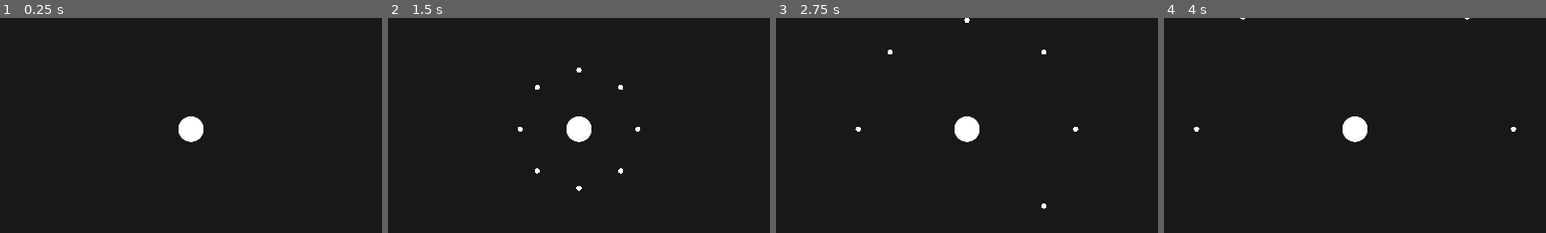
Above: before the commit, frames 1-4 (left to right).
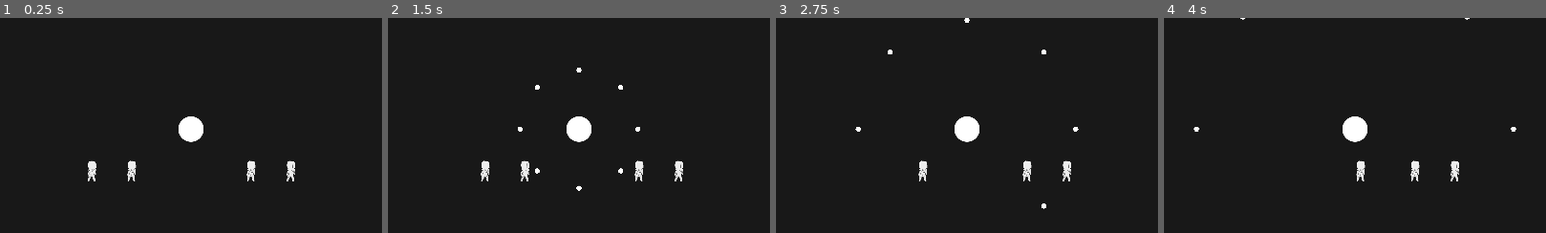
Above: after the commit, the same moments.

Repository: Hokome/BulletHellJam5
Game: Godot game, scene res://game.tscn
The game is run twice, just before and just after one commit, with the same random seed, the same clock (stepped at 60 frames per second) and the same inputs.
Inputs (mouse positions are % of the whole screen's width and height, from its top left):
- Up to frame 1 (0.25 s): no input
- Up to frame 2 (1.5 s): tap Enter at 0.5 s; move the mouse to (40, 50) at 0.52 s; click (40, 50) at 0.6 s; tap Space at 1.25 s; move the mouse to (60, 50) at 1.27 s; right-click (60, 50) at 1.35 s
- Up to frame 3 (2.75 s): move the mouse to (60, 28) at 2.02 s; click (60, 28) at 2.1 s
- Up to frame 4 (4 s): move the mouse to (45, 70) at 2.77 s; right-click (45, 70) at 2.85 s; move the mouse to (80, 65) at 3.52 s; click (80, 65) at 3.6 s
The pictures show only the part of the screen within x 25-75%, y 15-65%; the shares and areas given below are measured in that part.

The runs differ from the first frame. In frame 1, 0.7% of the frame differs, in the area x 23-78%, y 66-76%; in frame 2, 0.7%; in frame 3, 0.5%; in frame 4, 0.5%.

Commit message:
Added Unit Animation
ye

Diff:
--- a/units/ally/unit.tscn
+++ b/units/ally/unit.tscn
@@ -1,8 +1,9 @@
-[gd_scene load_steps=6 format=3 uid="uid://ctn35r33n8khl"]
+[gd_scene load_steps=7 format=3 uid="uid://ctn35r33n8khl"]
 
 [ext_resource type="Script" path="res://units/ally/unit.gd" id="1_g4bk4"]
 [ext_resource type="Script" path="res://units/health.gd" id="1_r7txx"]
 [ext_resource type="Script" path="res://units/hurtbox.gd" id="2_fd2gl"]
+[ext_resource type="SpriteFrames" uid="uid://wtoichkmblim" path="res://units/ally/unit_frames.tres" id="3_srkbs"]
 
 [sub_resource type="RectangleShape2D" id="RectangleShape2D_j47w0"]
 size = Vector2(64, 128)
@@ -20,7 +21,11 @@
 script = ExtResource("1_r7txx")
 
 [node name="sprite" type="AnimatedSprite2D" parent="."]
-scale = Vector2(16, 32)
+scale = Vector2(0.5, 0.5)
+sprite_frames = ExtResource("3_srkbs")
+animation = &"run"
+autoplay = "idle"
+frame_progress = 0.313551
 
 [node name="collider" type="CollisionShape2D" parent="."]
 shape = SubResource("RectangleShape2D_j47w0")
--- /dev/null
+++ b/units/ally/unit_frames.tres
@@ -0,0 +1,51 @@
+[gd_resource type="SpriteFrames" load_steps=7 format=3 uid="uid://wtoichkmblim"]
+
+[ext_resource type="Texture2D" uid="uid://dtuhcjag2ck76" path="res://units/ally/unit.png" id="1_bcnwj"]
+
+[sub_resource type="AtlasTexture" id="AtlasTexture_2is32"]
+atlas = ExtResource("1_bcnwj")
+region = Rect2(256, 256, 256, 256)
+
+[sub_resource type="AtlasTexture" id="AtlasTexture_shbup"]
+atlas = ExtResource("1_bcnwj")
+region = Rect2(0, 0, 256, 256)
+
+[sub_resource type="AtlasTexture" id="AtlasTexture_lutw7"]
+atlas = ExtResource("1_bcnwj")
+region = Rect2(256, 0, 256, 256)
+
+[sub_resource type="AtlasTexture" id="AtlasTexture_gamte"]
+atlas = ExtResource("1_bcnwj")
+region = Rect2(512, 0, 256, 256)
+
+[sub_resource type="AtlasTexture" id="AtlasTexture_dkr5o"]
+atlas = ExtResource("1_bcnwj")
+region = Rect2(0, 256, 256, 256)
+
+[resource]
+animations = [{
+"frames": [{
+"duration": 1.0,
+"texture": SubResource("AtlasTexture_2is32")
+}],
+"loop": true,
+"name": &"idle",
+"speed": 5.0
+}, {
+"frames": [{
+"duration": 1.0,
+"texture": SubResource("AtlasTexture_shbup")
+}, {
+"duration": 1.0,
+"texture": SubResource("AtlasTexture_lutw7")
+}, {
+"duration": 1.0,
+"texture": SubResource("AtlasTexture_gamte")
+}, {
+"duration": 1.0,
+"texture": SubResource("AtlasTexture_dkr5o")
+}],
+"loop": true,
+"name": &"run",
+"speed": 5.0
+}]
